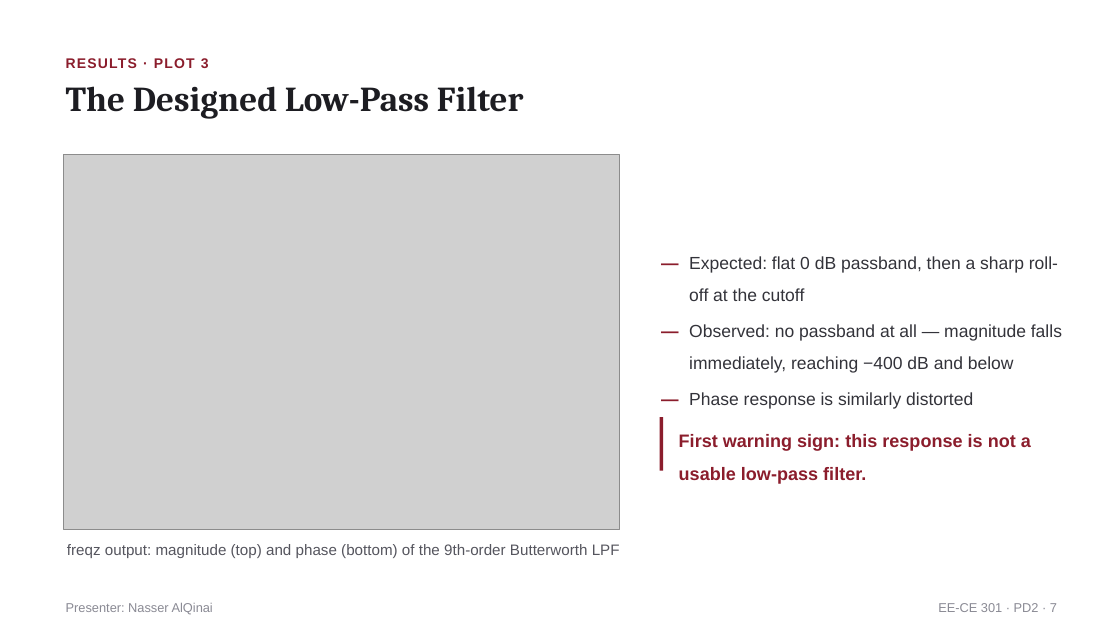
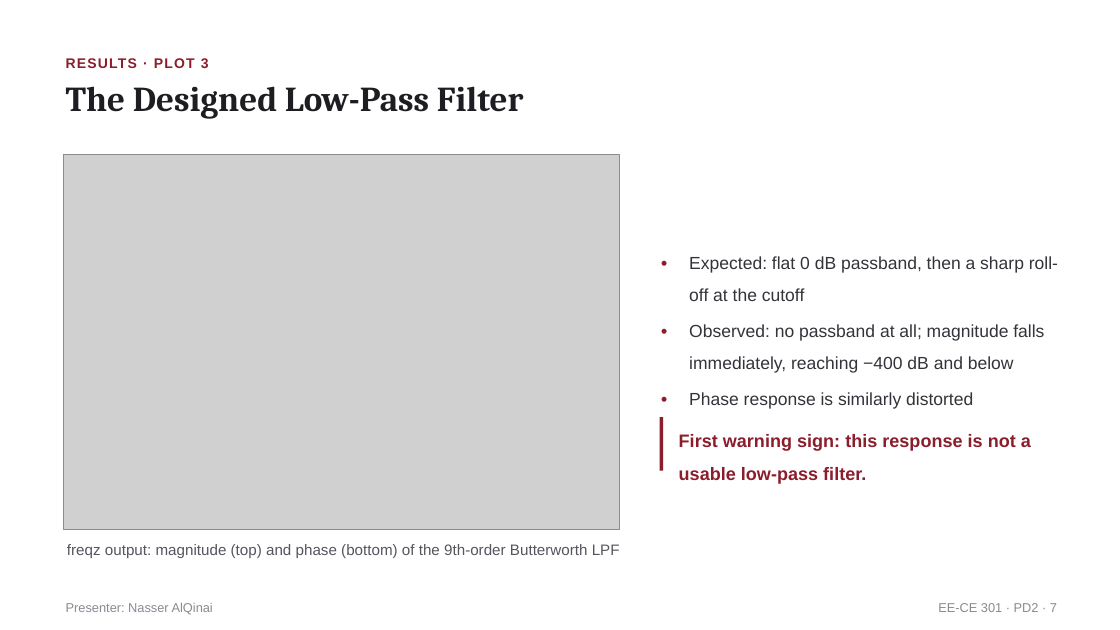
Before and after one commit to Nauseouswave/CODED, a slide deck: slide 7 of matlab/audio-analysis/PD2_SectionM1_Group1.pptx. Drawn at 1120x630 pixels with LibreOffice and Linux fonts; fonts in the diff are those of the drawing; grey boxes stand for pictures. Boxes give left, top, right and bottom in pixels: in the first picture for what was removed or moved away, otherwise in the second. Text is boxed around its words. In the diff, an @@ line names an element or a change of style, - is before the commit and + after.

```diff
--- a/matlab/audio-analysis/PD2_SectionM1_Group1.pptx
+++ b/matlab/audio-analysis/PD2_SectionM1_Group1.pptx
@@ text at [660,240,682,295]: text changed @@
-—
+•
@@ text at [660,308,682,363]: text changed @@
-—
+•
@@ text at [689,324,1044,373]: text changed @@
-Observed: no passband at all — magnitude falls immediately, reaching −400 dB and below
+Observed: no passband at all; magnitude falls immediately, reaching −400 dB and below
@@ text at [660,376,682,404]: text changed @@
-—
+•
```
Also in this commit, not shown: 10 other slides changed.
